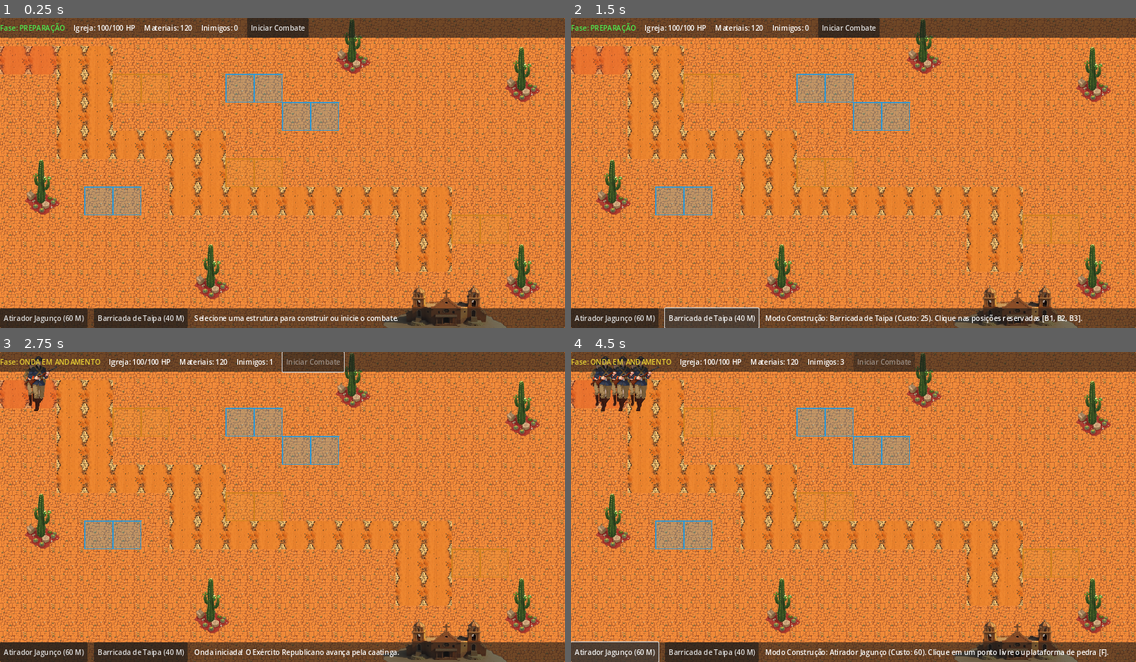
Above: before the commit, frames 1-4 (two rows, left to right).
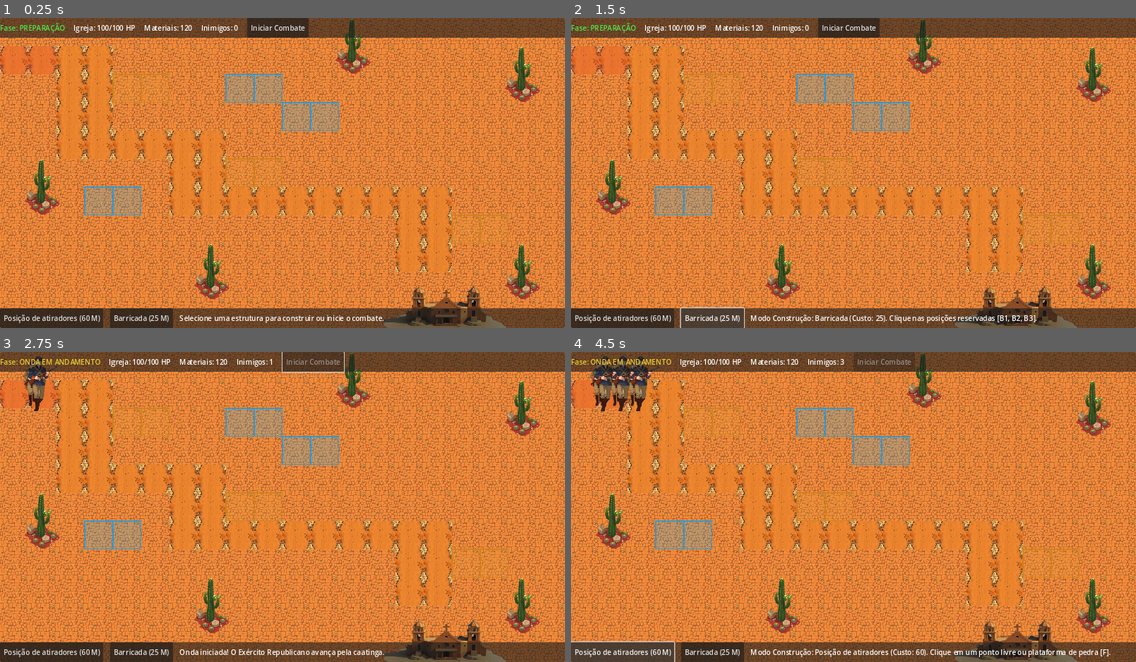
Above: after the commit, the same moments.

Repository: Chneto/CANUDOS-TD
Game: Godot game, scene res://scenes/map/map.tscn
Two runs of this game, one before a commit and one after it. Both use one fixed random seed, a clock stepped at 60 frames per second and the inputs below.
Inputs:
- Up to frame 1 (0.25 s): no input
- Up to frame 2 (1.5 s): click "Atirador Jagunço (60 M)" (after the commit: "Posição de atiradores (60 M)") at 0.5 s; click "Barricada de Taipa (40 M)" (after the commit: "Barricada (25 M)") at 1.25 s
- Up to frame 3 (2.75 s): click "Iniciar Combate" at 2 s
- Up to frame 4 (4.5 s): click "Atirador Jagunço (60 M)" (after the commit: "Posição de atiradores (60 M)") at 2.75 s; click "Barricada de Taipa (40 M)" (after the commit: "Barricada (25 M)") at 3.5 s; click "Atirador Jagunço (60 M)" (after the commit: "Posição de atiradores (60 M)") at 4.25 s

The runs differ from the first frame. In frame 1, 1.1% of the frame differs, in the area x 0-71%, y 93-100%; in frame 2, 1.3%; in frame 3, 1.1%; in frame 4, 1.4%, in the area x 0-96%, y 93-100%.

Commit message:
fix(hud): build button labels from the structure definitions (T17)
The barricade button said "40 M" while the scene's definition charges 25:
the labels were hardcoded from resources/structures/, which the scene
does not use. Buttons and build-mode messages now read display_name and
cost_materials from the definitions the scene actually builds.

Co-Authored-By: Claude Opus 5.5 <noreply@anthropic.com>

Diff:
--- a/scenes/map/map.gd
+++ b/scenes/map/map.gd
@@ -56,6 +56,10 @@
 	btn_wave.pressed.connect(_on_start_wave_pressed)
 	btn_sniper.pressed.connect(_on_select_sniper_pressed)
 	btn_barricade.pressed.connect(_on_select_barricade_pressed)
+
+	# Nome e custo vêm das definições, para o botão nunca divergir do valor cobrado
+	btn_sniper.text = " %s (%d M) " % [shooter_definition.display_name, shooter_definition.cost_materials]
+	btn_barricade.text = " %s (%d M) " % [barricade_definition.display_name, barricade_definition.cost_materials]
 
 	_update_hud()
 	queue_redraw()
@@ -191,13 +195,13 @@
 
 func _on_select_sniper_pressed() -> void:
 	active_build_definition = shooter_definition
-	lbl_status.text = "Modo Construção: Atirador Jagunço (Custo: %d). Clique em um ponto livre ou plataforma de pedra [F]." % active_build_definition.cost_materials
+	lbl_status.text = "Modo Construção: %s (Custo: %d). Clique em um ponto livre ou plataforma de pedra [F]." % [active_build_definition.display_name, active_build_definition.cost_materials]
 	queue_redraw()
 
 
 func _on_select_barricade_pressed() -> void:
 	active_build_definition = barricade_definition
-	lbl_status.text = "Modo Construção: Barricada de Taipa (Custo: %d). Clique nas posições reservadas [B1, B2, B3]." % active_build_definition.cost_materials
+	lbl_status.text = "Modo Construção: %s (Custo: %d). Clique nas posições reservadas [B1, B2, B3]." % [active_build_definition.display_name, active_build_definition.cost_materials]
 	queue_redraw()
 
 
--- a/scenes/map/map.tscn
+++ b/scenes/map/map.tscn
@@ -94,11 +94,11 @@
 
 [node name="BtnBuildSniper" type="Button" parent="UI/PanelBottom/HBox"]
 layout_mode = 2
-text = " Atirador Jagunço (60 M) "
+text = " Posição de atiradores (60 M) "
 
 [node name="BtnBuildBarricade" type="Button" parent="UI/PanelBottom/HBox"]
 layout_mode = 2
-text = " Barricada de Taipa (40 M) "
+text = " Barricada (25 M) "
 
 [node name="LabelStatus" type="Label" parent="UI/PanelBottom/HBox"]
 layout_mode = 2
